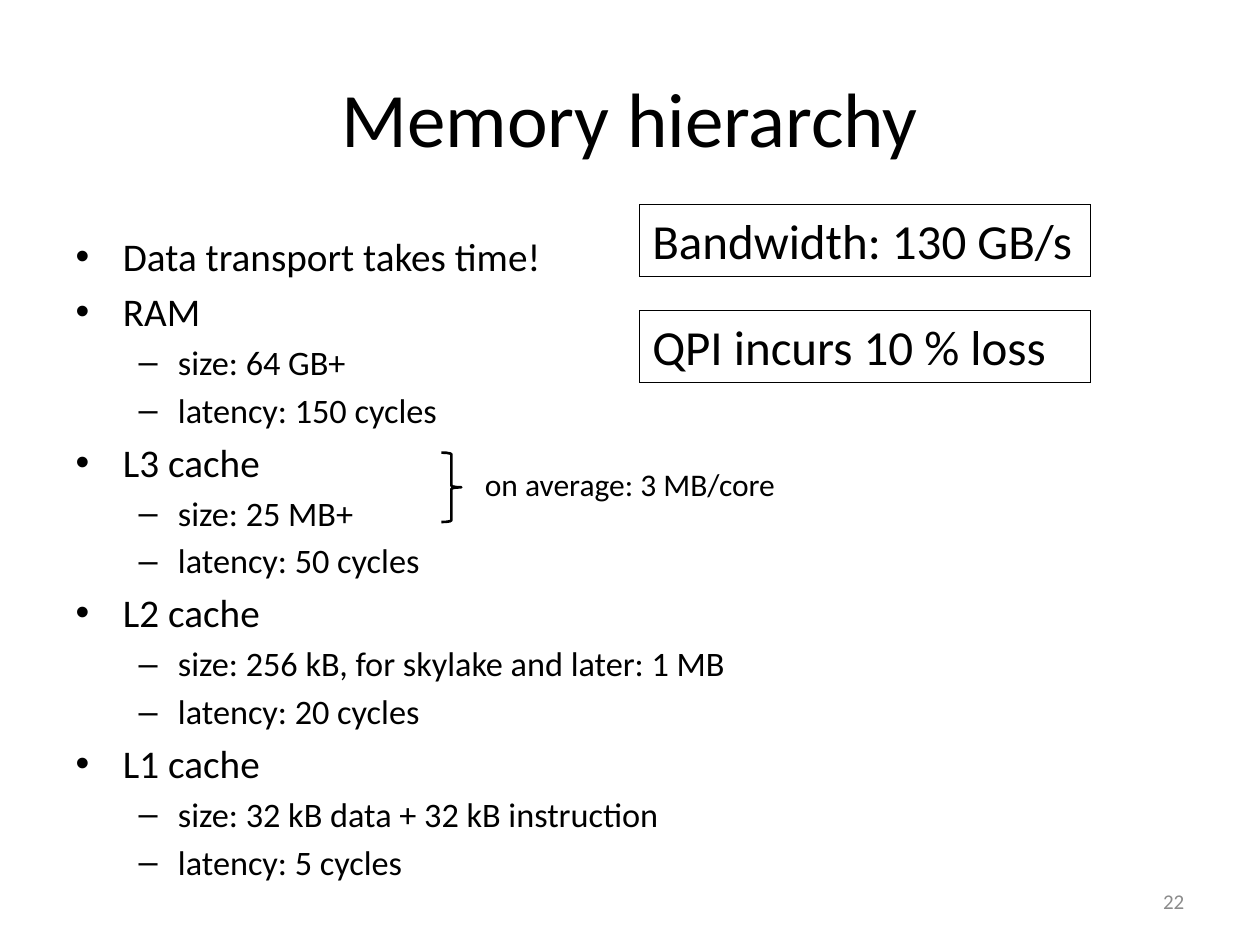
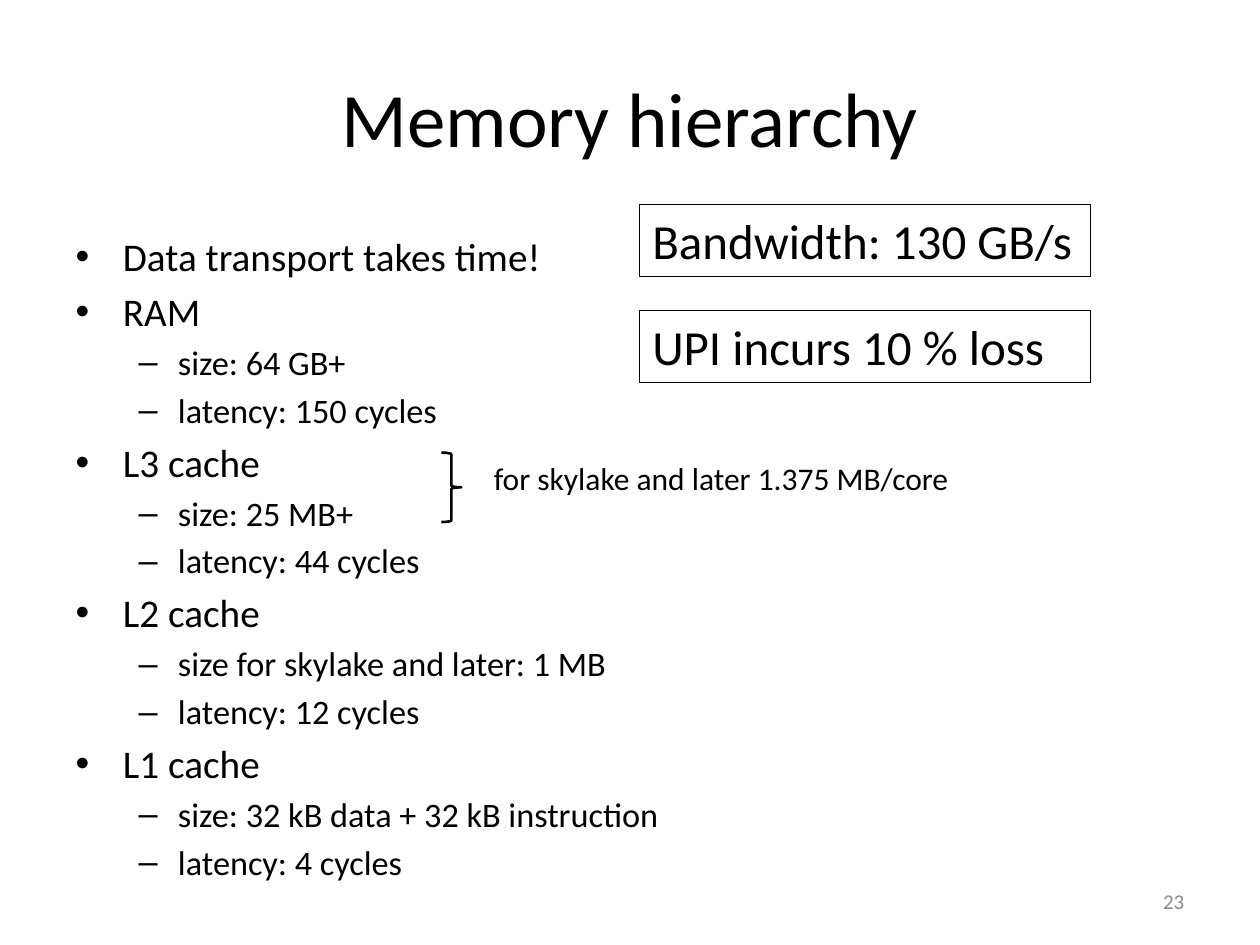
Before and after one commit to gjbex/Code-optimization, a slide deck: slide 23 of code_optimization.pptx (slide 22 before the commit). Drawn at 1260x945 pixels with LibreOffice and Linux fonts; fonts in the diff are those of the drawing. Boxes give left, top, right and bottom in pixels: in the first picture for what was removed or moved away, otherwise in the second. Text is boxed around its words. In the diff, an @@ line names an element or a change of style, - is before the commit and + after.

Commit message:
Add Intel mesh architecture slide, update for skylake

```diff
--- a/code_optimization.pptx
+++ b/code_optimization.pptx
@@ text at box(123, 243, 658, 828): text changed @@
-  – latency: 5 cycles
+  – latency: 4 cycles
@@ text in rectangle at box(652, 331, 1044, 366): text changed @@
-QPI incurs 10 % loss
+UPI incurs 10 % loss
@@ text at box(494, 468, 948, 495): text changed @@
-on average: 3 MB/core
+for skylake and later 1.375 MB/core
@@ text at box(178, 549, 419, 579): text changed @@
-  – latency: 50 cycles
+  – latency: 44 cycles
@@ text at box(178, 652, 606, 730): text changed @@
-  – size: 256 kB, for skylake and later: 1 MB
-  – latency: 20 cycles
+  – size for skylake and later: 1 MB
+  – latency: 12 cycles
@@ page number at box(1163, 895, 1184, 909): text changed @@
-22
+23
```
Also in this commit, not shown: 4 other slides changed, 2 slides added.
